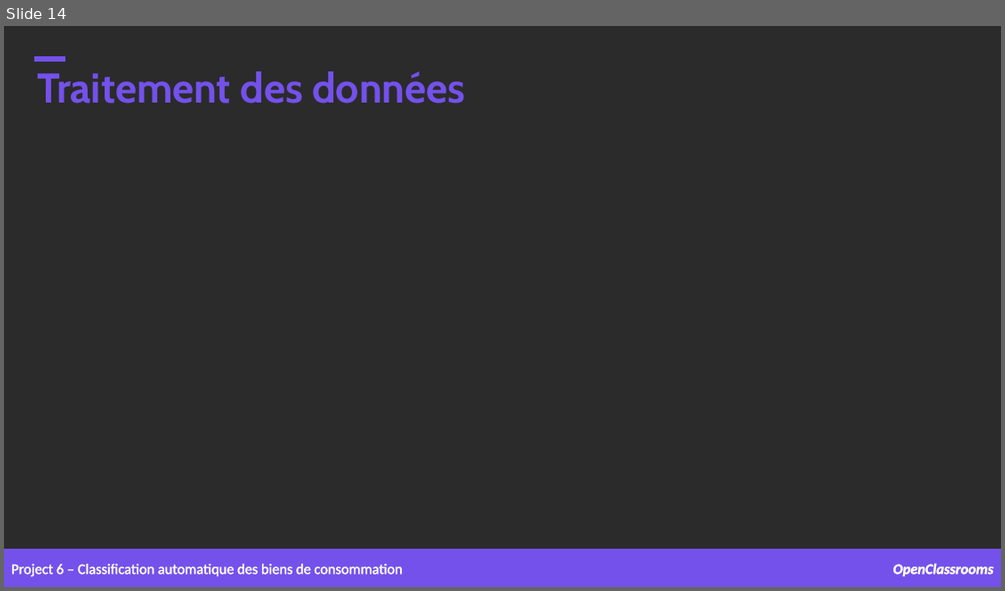
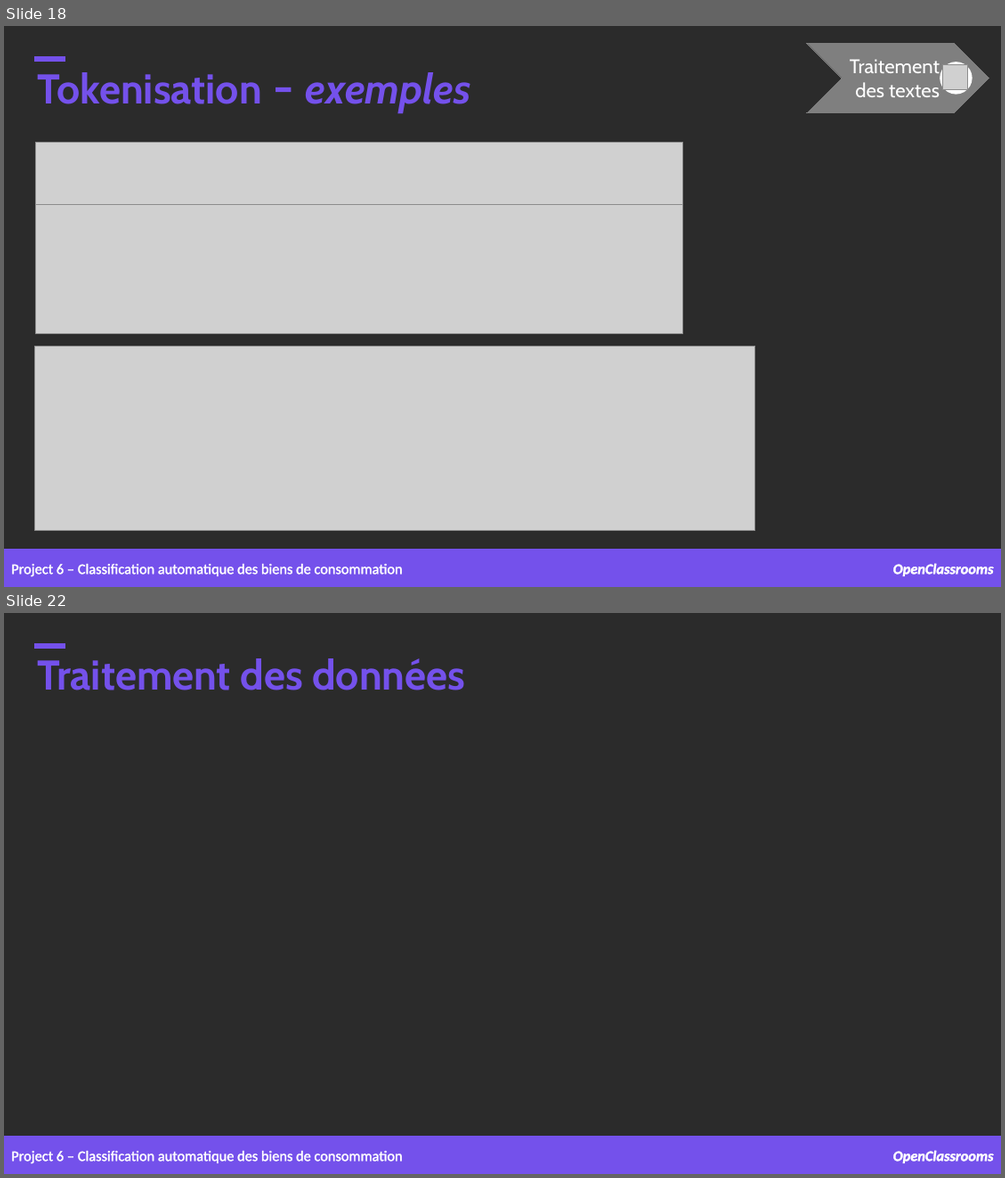
Before and after one commit to samirhinojosa/OC-P6-automatically-classify-consumer-goods, a slide deck: supports/P6_presentation_final.pptx. Shown one above the other, each under a label of ours: slide 14 before the commit, slides 18 and 22 after it; the slides between them are not shown. The pictures are 1005x591 and 1005x1178 pixels, drawn with LibreOffice and Linux fonts; fonts in the diff are those of the drawing; grey boxes stand for pictures; background and template pictures are left out; a plain dark background stands for a picture behind light text. Boxes give left, top, right and bottom in pixels: in the first picture for what was removed or moved away, otherwise in the second. Text is boxed around its words. In the diff, an @@ line names an element or a change of style, - is before the commit and + after.

```diff
--- a/supports/P6_presentation_final.pptx
+++ b/supports/P6_presentation_final.pptx
@@ slide 18 added at [4,26,1001,587], background picture (left out) @@
@@ rectangle added at [34,56,65,61], fill #7451EB, outline #7451EB 1 pt @@
@@ text added at [37,72,472,114], 40 pt, text #7451EB, bold @@
+Tokenisation - exemples
@@ group added at [807,43,989,113]: 1 chevron, 1 text, 1 ellipse, 1 picture @@
+Traitement des textes
@@ picture added at [36,142,683,205] @@
@@ picture added at [36,192,683,334] @@
@@ picture added at [34,346,755,531] @@
@@ rectangle added at [4,549,1001,587], fill #7451EB, outline #7451EB 1 pt @@
@@ text added at [11,564,402,577], 14 pt, text #FFFFFF @@
+Project 6 – Classification automatique des biens de consommation
@@ text added at [893,563,994,576], 14 pt, text #FFFFFF, bold, italic @@
+OpenClassrooms
@@ what was slide 14 is now slide 22 @@
```
Also in this commit, not shown: 2 slides changed, 10 other slides added, 2 other files.
